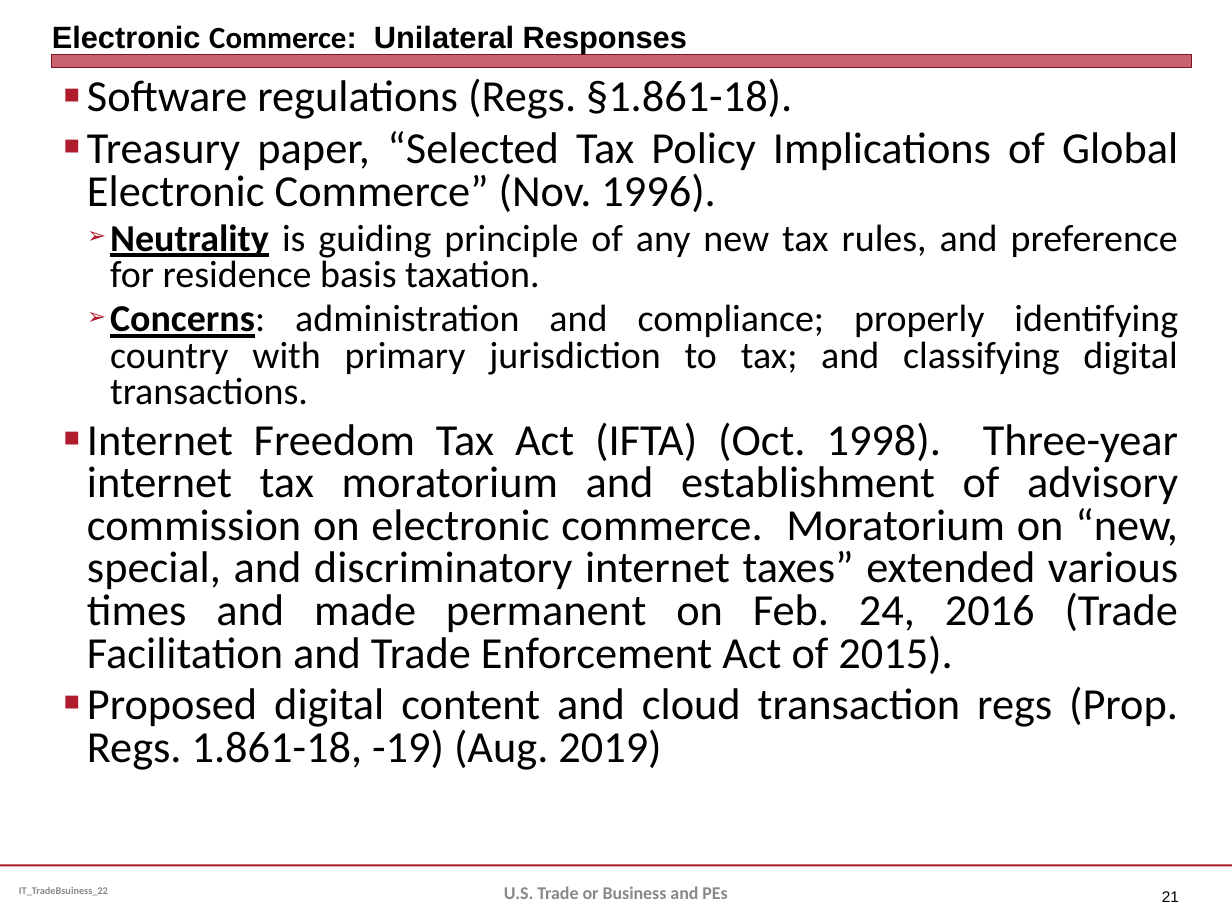
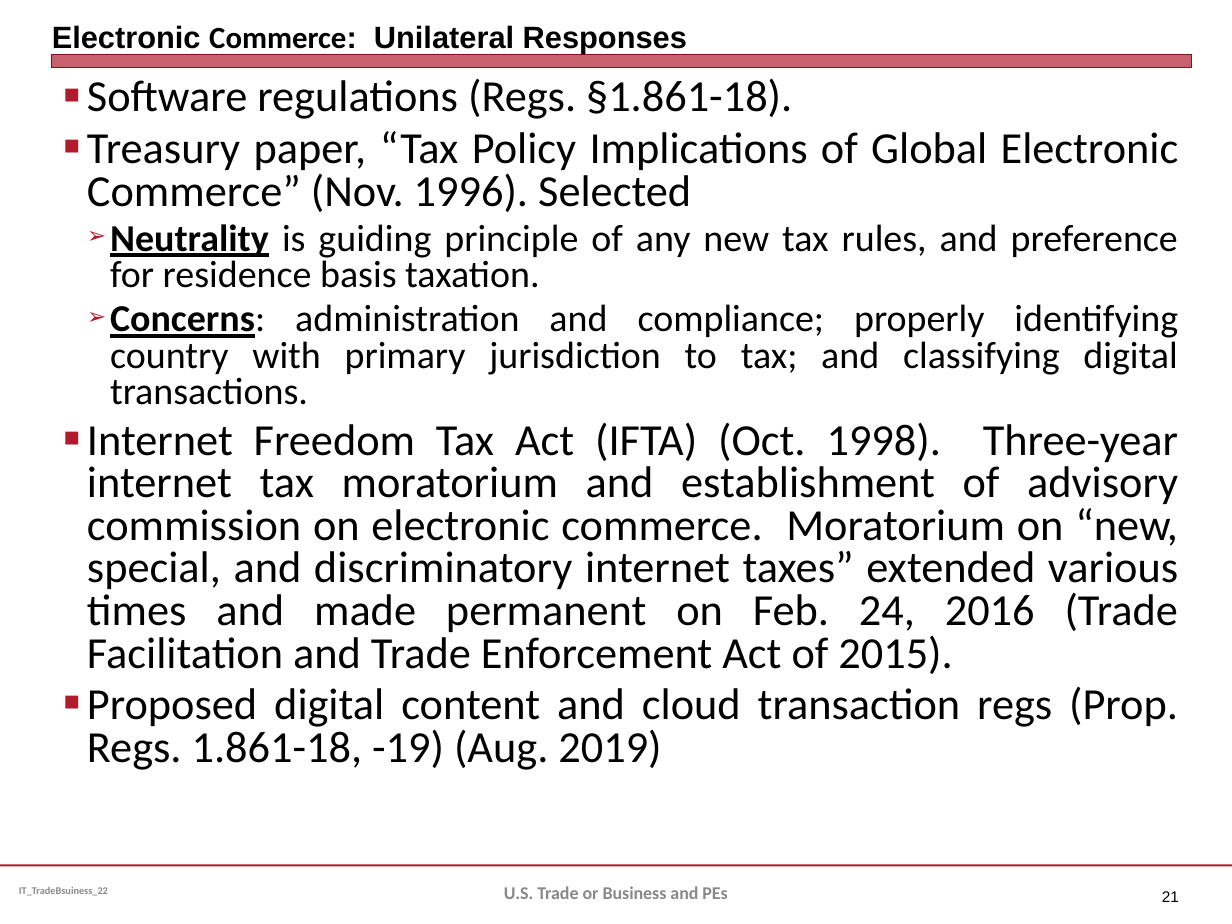
Before and after one commit to jmc877/International-Tax, a slide deck: slide 21 of slides/IT_Slides_ETB_22.pptx. Drawn at 1232x924 pixels with LibreOffice and Linux fonts; fonts in the diff are those of the drawing. Boxes give left, top, right and bottom in pixels: in the first picture for what was removed or moved away, otherwise in the second. Text is boxed around its words. In the diff, an @@ line names an element or a change of style, - is before the commit and + after.

```diff
--- a/slides/IT_Slides_ETB_22.pptx
+++ b/slides/IT_Slides_ETB_22.pptx
@@ text at [87, 131, 1179, 212]: text changed @@
-■ Treasury paper, “Selected Tax Policy Implications of Global Electronic Commerce” (Nov. 1996).
+■ Treasury paper, “Tax Policy Implications of Global Electronic Commerce” (Nov. 1996). Selected
```
Also in this commit, not shown: 3 other files.
